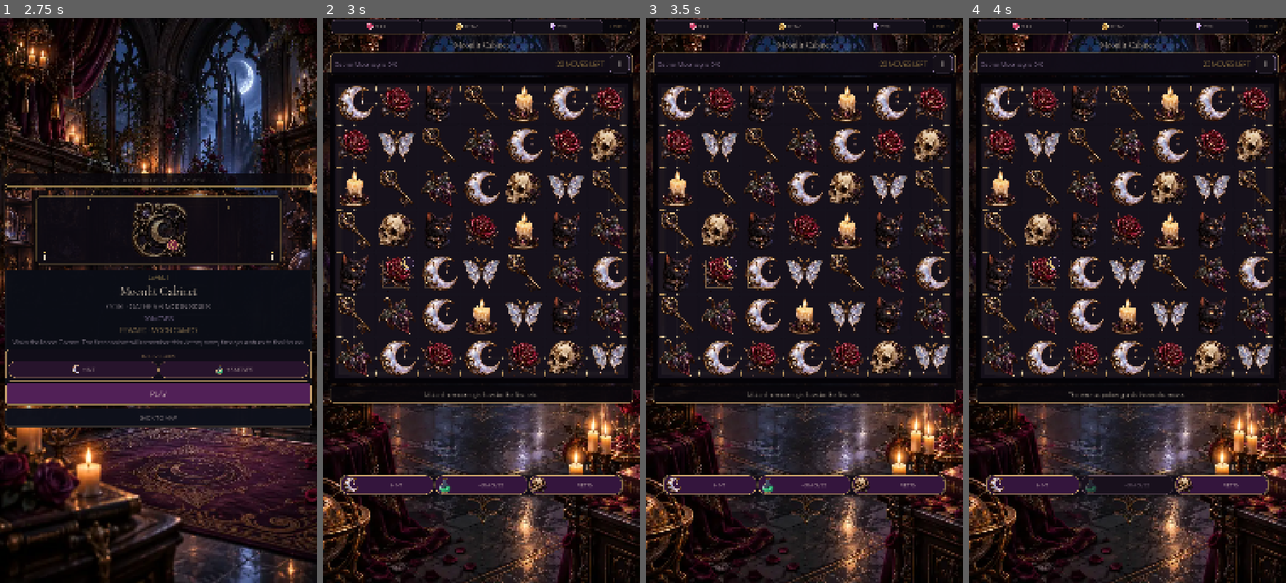
Above: before the commit, frames 1-4 (left to right).
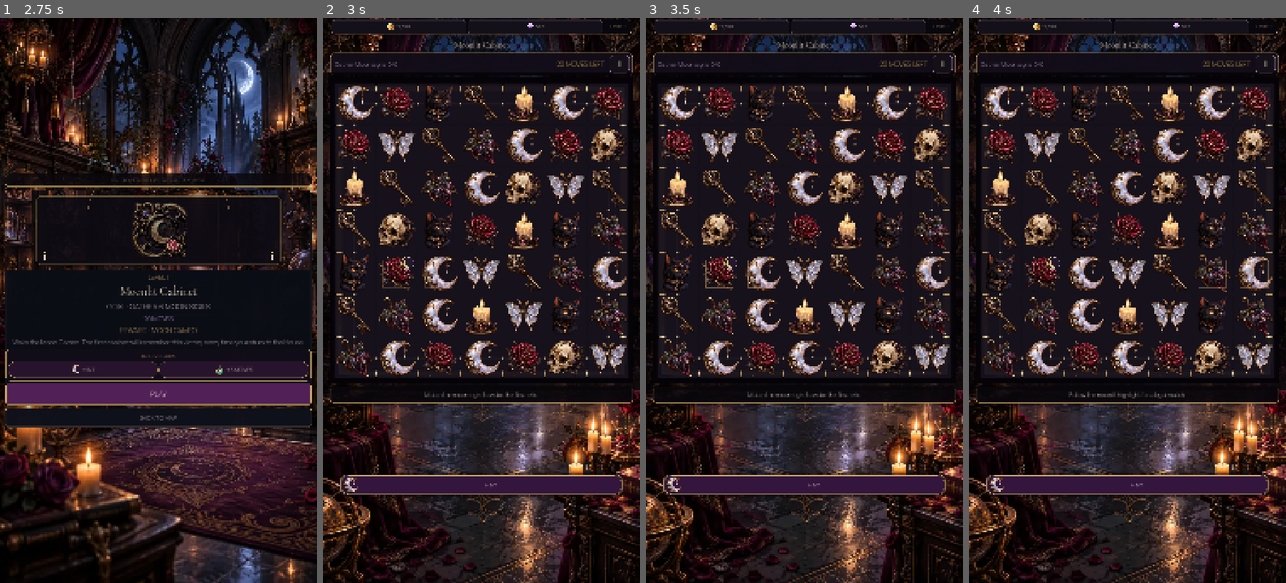
Above: after the commit, the same moments.

Repository: Jay-prodesign/akilta-match3
Game: Godot game, scene res://src/app/app_bootstrap.tscn
The game is run twice, just before and just after one commit, with the same random seed, the same clock (stepped at 60 frames per second) and the same inputs.
Inputs (mouse positions are in pixels of both pictures, inside the frame that each line leads up to):
- Up to frame 1 (2.75 s): click "ENTER THE HOUSE" at 0.5 s; click "ENTER CURIO BOUTIQUE" at 1.25 s; click "1" at 2 s
- Up to frame 2 (3 s): click "PLAY" at 2.75 s
- Up to frame 3 (3.5 s): no input
- Up to frame 4 (4 s): click (1127, 486) at 3.5 s, where only the run before the commit has a clickable "+3 MOVES"

Frame 1 is identical in both runs. In frame 2, 0.5% of the frame differs, in the area x 13-86%, y 0-85%; in frame 3, 0.5%; in frame 4, 1.7%, in the area x 13-95%, y 0-85%.

Commit message:
Difficulty: truthful boosters and guided retry recovery

Diff:
--- a/src/ui/gameplay/gameplay_screen.gd
+++ b/src/ui/gameplay/gameplay_screen.gd
@@ -45,7 +45,10 @@
 var haptics = HapticsController.new()
 var _potion_used_for_attempt := false
 var _idle_hint_seconds: float = 0.0
+var _consecutive_failures: int = 0
+var _guided_retry_pending: bool = false
 const AUTO_HINT_DELAY_SECONDS := 9.0
+const GUIDED_HINT_DELAY_SECONDS := 4.0
 const BOOSTER_ART_PATHS := {
 	"hint": "res://assets/pieces/moon_sigil.webp",
 	"plus_moves": "res://assets/pieces/potion.webp",
@@ -113,12 +116,15 @@
 		_idle_hint_seconds = 0.0
 		return
 	_idle_hint_seconds += delta
-	if _idle_hint_seconds >= AUTO_HINT_DELAY_SECONDS:
+	if _idle_hint_seconds >= _current_auto_hint_delay():
 		_idle_hint_seconds = 0.0
 		var legal_move: Dictionary = MoveFinder.first_legal_move(board_state)
 		if not legal_move.is_empty() and board_view.has_method("set_teaching_move"):
 			board_view.set_teaching_move(legal_move["from"], legal_move["to"])
-			hint_label.text = "Follow the moonlit pair for your next match."
+			hint_label.text = "GUIDED HINT · FOLLOW THE MOONLIT PAIR" if _consecutive_failures >= 3 else "Follow the moonlit pair for your next match."
+
+func _current_auto_hint_delay() -> float:
+	return GUIDED_HINT_DELAY_SECONDS if _consecutive_failures >= 3 else AUTO_HINT_DELAY_SECONDS
 
 func _ready() -> void:
 	world_backdrop.texture = ScreenArt.texture("gameplay_bg_curio_boutique")
@@ -429,12 +435,20 @@
 func retry_current_level() -> bool:
 	if current_level_path == "":
 		return false
+	var guided_retry := _consecutive_failures >= 2
 	haptics.reset_for_new_attempt()
 	haptics.request_retry()
 	feedback_requested.emit("retry")
 	var reloaded := load_level_path(current_level_path, current_seed)
 	if reloaded:
-		hint_label.text = "RITUAL RESET · %d MOVES RESTORED" % int(board_state.moves_remaining)
+		if guided_retry:
+			var legal_move: Dictionary = MoveFinder.first_legal_move(board_state)
+			if not legal_move.is_empty() and board_view.has_method("set_teaching_move"):
+				board_view.set_teaching_move(legal_move["from"], legal_move["to"])
+			hint_label.text = "GUIDED RETRY · FOLLOW THE MOONLIT PAIR · %d MOVES RESTORED" % int(board_state.moves_remaining)
+		else:
+			hint_label.text = "RITUAL RESET · %d MOVES RESTORED" % int(board_state.moves_remaining)
+		_guided_retry_pending = false
 		_style_impact_hint("normal")
 	return reloaded
 
@@ -672,8 +686,10 @@
 		haptics.request_terminal("failed")
 		feedback_requested.emit("fail")
 		_pending_win = false
+		_consecutive_failures += 1
+		_guided_retry_pending = _consecutive_failures >= 2
 		result_title.text = "THE ROOM WAITS"
-		result_detail.text = "The House keeps its secrets. %s" % current_retry_hint if current_retry_hint != "" else "The House keeps its secrets. Try another arrangement."
+		result_detail.text = _failure_recovery_copy()
 		_configure_result_reward_copy(false)
 		if result_ritual != null:
 			result_ritual.set("mode", "fail")
@@ -692,6 +708,32 @@
 		result_objective_summary.text = _terminal_objective_summary(false)
 		_present_result_overlay("failed")
 		result_state_changed.emit("failed")
+
+func _failure_recovery_copy() -> String:
+	var authored := current_retry_hint if current_retry_hint != "" else "Try another arrangement."
+	if _consecutive_failures <= 1:
+		return "The House keeps its secrets. %s" % authored
+	if _consecutive_failures == 2:
+		return "The House keeps its secrets. %s On retry, the House will mark a legal opening." % authored
+	return "The House keeps its secrets. Guided retry is active: the first legal opening is marked and hints return sooner."
+
+func difficulty_recovery_contract() -> Dictionary:
+	var tier := "standard"
+	if _consecutive_failures >= 3:
+		tier = "assisted"
+	elif _consecutive_failures >= 2:
+		tier = "guided"
+	return {
+		"consecutive_failures": _consecutive_failures,
+		"guidance_tier": tier,
+		"guided_retry_pending": _guided_retry_pending,
+		"auto_hint_delay_seconds": _current_auto_hint_delay(),
+		"life_economy_visible": _resource_life_label != null,
+		"hint_booster_visible": _hint_boost_button != null,
+		"plus_moves_visible": _potion_boost_button != null,
+		"retry_booster_visible": _retry_boost_button != null,
+		"authored_move_budget_preserved": true,
+	}
 
 func _terminal_objective_summary(won: bool) -> String:
 	if board_state == null:
@@ -1048,7 +1090,9 @@
 	row.alignment = BoxContainer.ALIGNMENT_CENTER
 	row.add_theme_constant_override("separation", 5)
 	panel.add_child(row)
-	_resource_life_label = _add_resource_chip(row, "LifeResource", "res://assets/ui/ui_heart.svg", "FULL")
+	# Lives are intentionally not exposed until the economy/refill contract is real.
+	# Coins and gems are already durable first-completion rewards, so they remain truthful.
+	_resource_life_label = null
 	_resource_coin_label = _add_resource_chip(row, "CoinResource", "res://assets/ui/ui_coin.svg", _format_number(_player_coins))
 	_resource_gem_label = _add_resource_chip(row, "GemResource", "res://assets/ui/ui_gem.svg", _format_number(_player_gems))
 	var level := Label.new()
@@ -1131,8 +1175,10 @@
 	row.add_theme_constant_override("separation", 6)
 	panel.add_child(row)
 	_hint_boost_button = _add_booster_button(row, "HintBoost", "HINT", String(BOOSTER_ART_PATHS["hint"]), _use_hint_boost)
-	_potion_boost_button = _add_booster_button(row, "PlusMovesBoost", "+3 MOVES", String(BOOSTER_ART_PATHS["plus_moves"]), _use_potion_boost)
-	_retry_boost_button = _add_booster_button(row, "RetryBoost", "RETRY", String(BOOSTER_ART_PATHS["retry"]), _use_retry_boost)
+	# Economy/entitlement is not connected yet. Do not expose free move-budget
+	# mutation or a duplicate retry booster that would invalidate authored difficulty.
+	_potion_boost_button = null
+	_retry_boost_button = null
 
 func _position_booster_tray() -> void:
 	if _booster_tray == null or hint_label == null or not is_node_ready():
@@ -1187,7 +1233,11 @@
 		"loaded": loaded,
 		"raster_runtime": raster_runtime,
 		"plus_moves_used": _potion_used_for_attempt,
-		"plus_moves_disabled": _potion_boost_button != null and _potion_boost_button.disabled
+		"plus_moves_disabled": true,
+		"hint_exposed": _hint_boost_button != null,
+		"plus_moves_exposed": _potion_boost_button != null,
+		"retry_exposed": _retry_boost_button != null,
+		"economy_entitlement_connected": false
 	}
 
 func _use_potion_boost() -> void:
--- a/tests/integration/test_level1_failure_recovery.gd
+++ b/tests/integration/test_level1_failure_recovery.gd
@@ -69,6 +69,43 @@
 	_expect(String(app.current_route_name()) == "gameplay", "retry must remain inside gameplay route")
 	_expect(gameplay.hint_label.text.contains("RITUAL RESET") and gameplay.hint_label.text.contains("MOVES RESTORED"), "retry must visibly confirm restored move budget")
 	_expect(retry_haptics.any(func(call): return int(call["ms"]) == gameplay.haptics.RETRY_MS), "retry must emit a short tactile recovery cue")
+	_expect(gameplay.has_method("difficulty_recovery_contract"), "gameplay must expose difficulty/recovery truth")
+	if gameplay.has_method("difficulty_recovery_contract"):
+		var first_retry_contract: Dictionary = gameplay.difficulty_recovery_contract()
+		_expect(int(first_retry_contract.get("consecutive_failures", 0)) == 1, "first retry must preserve one observed failure")
+		_expect(String(first_retry_contract.get("guidance_tier", "")) == "standard", "first retry must remain standard assistance")
+		_expect(not bool(first_retry_contract.get("life_economy_visible", true)), "failure recovery must not expose fake lives economy")
+		_expect(not bool(first_retry_contract.get("plus_moves_visible", true)), "failure recovery must preserve authored move budget")
+
+	# Fail a second time: retry must now mark a legal opening without changing the board or move budget.
+	gameplay.board_state.moves_remaining = 1
+	gameplay._refresh_hud()
+	var second_fail = gameplay.attempt_swap(failing_move["from"], failing_move["to"])
+	_expect(second_fail != null and String(second_fail.result) == "failed", "second exhaustion attempt must fail deterministically")
+	if board_view.is_motion_active():
+		await board_view.trace_motion_finished
+	var second_contract: Dictionary = gameplay.difficulty_recovery_contract()
+	_expect(int(second_contract.get("consecutive_failures", 0)) == 2, "second failure must advance recovery tier")
+	_expect(String(second_contract.get("guidance_tier", "")) == "guided", "second failure must unlock guided retry")
+	_expect(bool(second_contract.get("guided_retry_pending", false)), "second failure must queue guided retry")
+	_expect(gameplay.result_detail.text.contains("mark a legal opening"), "second failure result must explain guided retry")
+	_expect(gameplay.retry_current_level(), "guided retry must reload the authored level")
+	_expect(int(gameplay.board_state.moves_remaining) == int(level_data["moves"]), "guided retry must preserve the authored move budget")
+	_expect(gameplay.hint_label.text.contains("GUIDED RETRY"), "guided retry must identify itself without relying on color")
+	var teaching: Dictionary = board_view.teaching_contract()
+	_expect(bool(teaching.get("active", false)), "guided retry must visibly mark a legal opening")
+
+	# Third failure does not alter difficulty; it only shortens future hint latency.
+	gameplay.board_state.moves_remaining = 1
+	gameplay._refresh_hud()
+	var third_fail = gameplay.attempt_swap(failing_move["from"], failing_move["to"])
+	_expect(third_fail != null and String(third_fail.result) == "failed", "third exhaustion attempt must fail deterministically")
+	if board_view.is_motion_active():
+		await board_view.trace_motion_finished
+	var third_contract: Dictionary = gameplay.difficulty_recovery_contract()
+	_expect(String(third_contract.get("guidance_tier", "")) == "assisted", "third failure must enter assisted recovery tier")
+	_expect(is_equal_approx(float(third_contract.get("auto_hint_delay_seconds", 0.0)), 4.0), "assisted recovery must shorten hint latency without adding moves")
+	_expect(bool(third_contract.get("authored_move_budget_preserved", false)), "adaptive recovery must never silently change authored difficulty")
 
 	app.queue_free()
 	await process_frame
--- a/tests/integration/test_level1_gameplay.gd
+++ b/tests/integration/test_level1_gameplay.gd
@@ -38,9 +38,13 @@
 		var booster_contract: Dictionary = screen.booster_asset_contract()
 		_expect(bool(booster_contract.get("raster_runtime", false)), "all gameplay booster art must be raster-first at runtime")
 		var loaded_boosters: Dictionary = booster_contract.get("loaded", {})
-		_expect(loaded_boosters.size() == 3, "gameplay must register Hint, +3 Moves and Retry booster art")
+		_expect(loaded_boosters.size() == 3, "gameplay must keep registered booster art available for later entitlement work")
 		for booster_key in ["hint", "plus_moves", "retry"]:
 			_expect(bool(loaded_boosters.get(booster_key, false)), "%s gameplay booster art must load" % booster_key)
+		_expect(bool(booster_contract.get("hint_exposed", false)), "truthful free Hint utility must remain exposed")
+		_expect(not bool(booster_contract.get("plus_moves_exposed", true)), "+3 Moves must stay hidden until economy/entitlement is connected")
+		_expect(not bool(booster_contract.get("retry_exposed", true)), "duplicate Retry booster must stay hidden; failure result owns retry recovery")
+		_expect(not bool(booster_contract.get("economy_entitlement_connected", true)), "gameplay must not claim a connected booster economy")
 
 	var board = screen.get("board_state")
 	_expect(board != null, "GameplayScreen must own logical board_state")
@@ -101,6 +105,10 @@
 			_expect(silhouettes.size() == 8, "piece silhouettes must be unique; hue-only differentiation is forbidden")
 			_expect(motifs.size() == 8, "piece motifs must be unique; hue-only differentiation is forbidden")
 
+	_expect(screen.get_node_or_null("ResourceBar/Resources/LifeResource") == null, "gameplay must not expose a fake lives economy before refill/consumption is implemented")
+	_expect(screen.get_node_or_null("BoosterTray/BoosterActions/HintBoost") != null, "gameplay must expose the truthful Hint utility")
+	_expect(screen.get_node_or_null("BoosterTray/BoosterActions/PlusMovesBoost") == null, "gameplay must hide free +3 Moves until entitlement is real")
+	_expect(screen.get_node_or_null("BoosterTray/BoosterActions/RetryBoost") == null, "gameplay must not duplicate retry as a free booster")
 	_expect(screen.find_child("Objective", true, false) != null, "HUD must expose Objective")
 	_expect(screen.find_child("Moves", true, false) != null, "HUD must expose Moves")
 	_expect(screen.get_node_or_null("Layout/BoardView") != null, "board must be the dominant gameplay surface")
--- a/tests/visual/capture_level1_failure.gd
+++ b/tests/visual/capture_level1_failure.gd
@@ -69,7 +69,28 @@
 	if gameplay.result_overlay.visible or int(gameplay.board_state.moves_remaining) != int(level_data["moves"]):
 		return _fail(app, "retry did not restore clean Level 1")
 	if booster_tray == null or not booster_tray.visible:
-		return _fail(app, "retry must restore gameplay boosters")
+		return _fail(app, "retry must restore gameplay utility")
+	if gameplay.get_node_or_null("BoosterTray/BoosterActions/PlusMovesBoost") != null or gameplay.get_node_or_null("BoosterTray/BoosterActions/RetryBoost") != null:
+		return _fail(app, "unentitled difficulty-changing boosters must remain hidden")
+
+	# Produce the player-facing guided-retry state after a second deterministic failure.
+	gameplay.board_state.moves_remaining = 1
+	gameplay._refresh_hud()
+	var second_fail = gameplay.attempt_swap(move["from"], move["to"])
+	if second_fail == null or String(second_fail.result) != "failed":
+		return _fail(app, "second exhaustion move did not fail")
+	if board_view != null and board_view.is_motion_active():
+		await board_view.trace_motion_finished
+	await _frames(2)
+	if not gameplay.result_detail.text.contains("mark a legal opening"):
+		return _fail(app, "guided retry explanation missing")
+	if not gameplay.retry_current_level():
+		return _fail(app, "guided retry failed")
+	await _frames(3)
+	if not gameplay.hint_label.text.contains("GUIDED RETRY"):
+		return _fail(app, "guided retry visible cue missing")
+	if not bool(board_view.teaching_contract().get("active", false)):
+		return _fail(app, "guided retry legal-opening marker missing")
 	if not await _save(app, "level1-retry-restored.png"):
 		return
 
